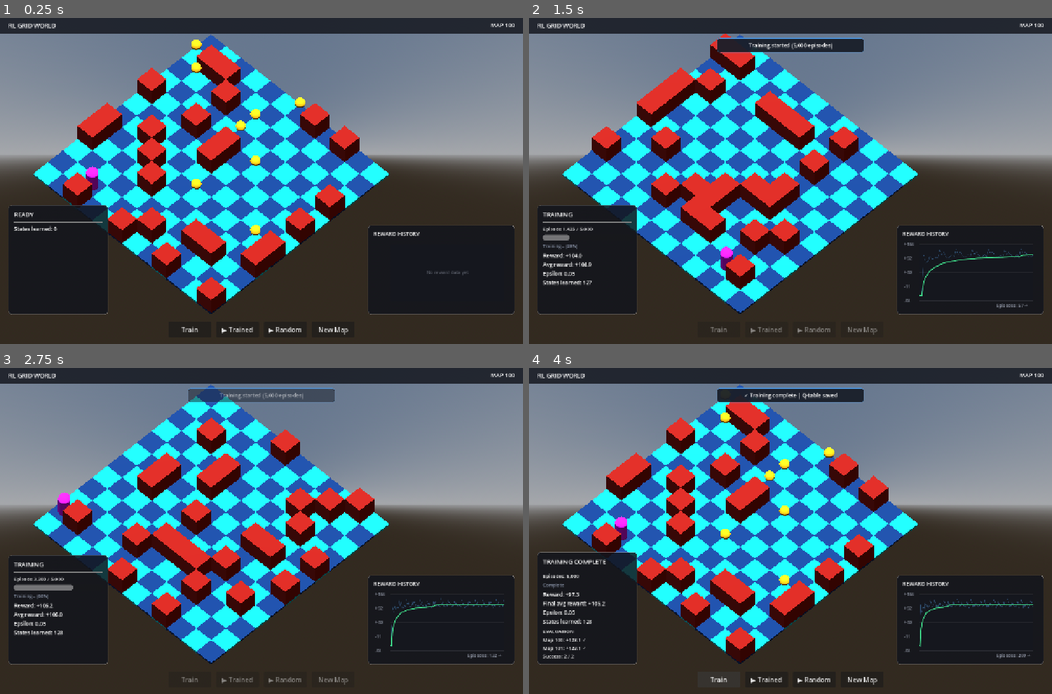
Above: before the commit, frames 1-4 (two rows, left to right).
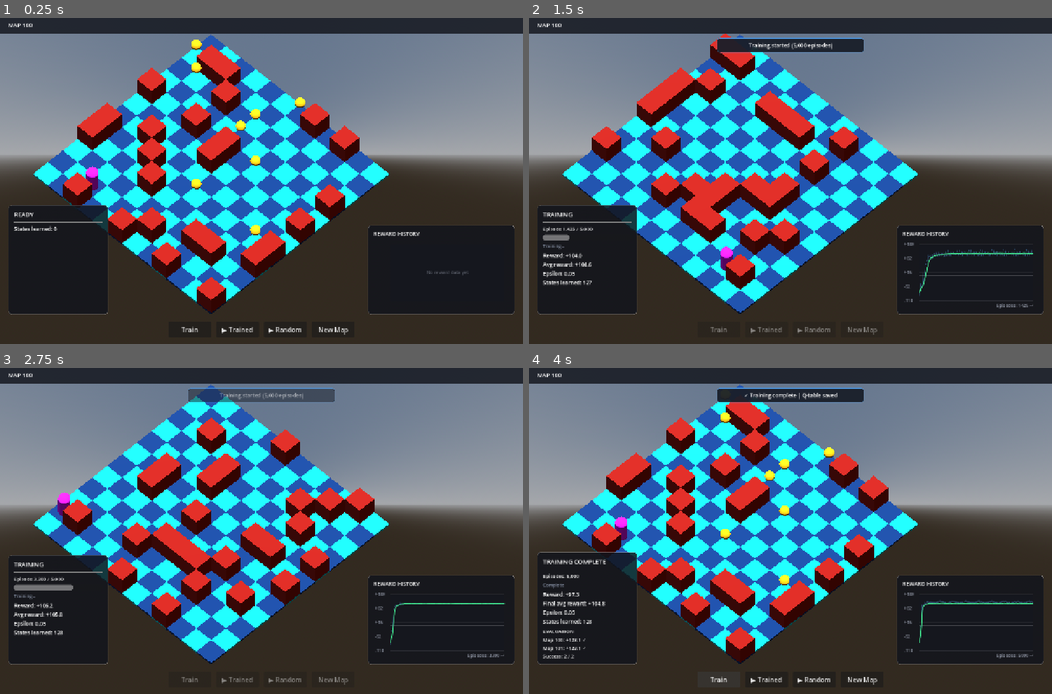
Above: after the commit, the same moments.

Repository: kaezrr/RLExplorer
Game: Godot game, scene res://scenes/main.tscn
Two runs of this game, one before a commit and one after it. Both use one fixed random seed, a clock stepped at 60 frames per second and the inputs below.
Inputs:
- Up to frame 1 (0.25 s): no input
- Up to frame 2 (1.5 s): click "Train" at 0.5 s; tap Enter at 1.25 s; tap T at 1.35 s
- Up to frame 3 (2.75 s): tap P at 2.1 s
- Up to frame 4 (4 s): tap R at 2.85 s; tap N at 3.6 s

The runs differ from the first frame. In frame 1, 0.1% of the frame differs, in the area x 1-99%, y 1-4%; in frame 2, 0.6%, in the area x 1-99%, y 1-89%; in frame 3, 0.5%; in frame 4, 0.6%.

Commit message:
modify hud

Diff:
--- a/scenes/main.tscn
+++ b/scenes/main.tscn
@@ -5,8 +5,25 @@
 [ext_resource type="Script" uid="uid://cobqvaad7llvj" path="res://scripts/camera.gd" id="3_jyhfs"]
 [ext_resource type="Script" uid="uid://cc56gahg4a4d2" path="res://scripts/agent.gd" id="3_sugp2"]
 [ext_resource type="Script" uid="uid://dtlhw70bisfqs" path="res://scripts/editor_grid_preview.gd" id="3_tbgi4"]
-[ext_resource type="Script" path="res://scripts/hud.gd" id="4_hud01"]
-[ext_resource type="Script" path="res://scripts/reward_graph.gd" id="5_rwgr1"]
+[ext_resource type="Script" uid="uid://b6t14s3upo61w" path="res://scripts/hud.gd" id="4_hud01"]
+[ext_resource type="Script" uid="uid://2elfo73ud1mc" path="res://scripts/reward_graph.gd" id="5_rwgr1"]
+
+[sub_resource type="StandardMaterial3D" id="StandardMaterial3D_f1vde"]
+albedo_color = Color(0.96862745, 0.09019608, 1, 1)
+
+[sub_resource type="CapsuleMesh" id="CapsuleMesh_mf55y"]
+material = SubResource("StandardMaterial3D_f1vde")
+radius = 0.3
+height = 1.5
+
+[sub_resource type="ProceduralSkyMaterial" id="ProceduralSkyMaterial_f1vde"]
+
+[sub_resource type="Sky" id="Sky_vi7ne"]
+sky_material = SubResource("ProceduralSkyMaterial_f1vde")
+
+[sub_resource type="Environment" id="Environment_mf55y"]
+background_mode = 2
+sky = SubResource("Sky_vi7ne")
 
 [sub_resource type="StyleBoxFlat" id="StyleBoxFlat_topbar"]
 content_margin_left = 20.0
@@ -49,23 +66,6 @@
 corner_radius_bottom_right = 6
 corner_radius_bottom_left = 6
 
-[sub_resource type="StandardMaterial3D" id="StandardMaterial3D_f1vde"]
-albedo_color = Color(0.96862745, 0.09019608, 1, 1)
-
-[sub_resource type="CapsuleMesh" id="CapsuleMesh_mf55y"]
-material = SubResource("StandardMaterial3D_f1vde")
-radius = 0.3
-height = 1.5
-
-[sub_resource type="ProceduralSkyMaterial" id="ProceduralSkyMaterial_f1vde"]
-
-[sub_resource type="Sky" id="Sky_vi7ne"]
-sky_material = SubResource("ProceduralSkyMaterial_f1vde")
-
-[sub_resource type="Environment" id="Environment_mf55y"]
-background_mode = 2
-sky = SubResource("Sky_vi7ne")
-
 [node name="Main" type="Node3D" unique_id=341774346]
 script = ExtResource("1_0wfyh")
 
@@ -96,34 +96,25 @@
 shadow_enabled = true
 shadow_blur = 0.75
 
-[node name="UI" type="CanvasLayer" parent="."]
+[node name="UI" type="CanvasLayer" parent="." unique_id=1558488150]
 script = ExtResource("4_hud01")
 
-[node name="TopBar" type="PanelContainer" parent="UI"]
+[node name="TopBar" type="PanelContainer" parent="UI" unique_id=1893776656]
 anchors_preset = 10
 anchor_right = 1.0
 offset_bottom = 42.0
 grow_horizontal = 2
 theme_override_styles/panel = SubResource("StyleBoxFlat_topbar")
 
-[node name="HBox" type="HBoxContainer" parent="UI/TopBar"]
-layout_mode = 2
-
-[node name="Title" type="Label" parent="UI/TopBar/HBox"]
-layout_mode = 2
-theme_override_font_sizes/font_size = 15
-text = "RL GRID WORLD"
-
-[node name="Spacer" type="Control" parent="UI/TopBar/HBox"]
-layout_mode = 2
-size_flags_horizontal = 3
-
-[node name="MapSeed" type="Label" parent="UI/TopBar/HBox"]
+[node name="HBox" type="HBoxContainer" parent="UI/TopBar" unique_id=934464779]
+layout_mode = 2
+
+[node name="MapSeed" type="Label" parent="UI/TopBar/HBox" unique_id=1676692202]
 layout_mode = 2
 theme_override_font_sizes/font_size = 14
 text = "MAP 100"
 
-[node name="StatusPanel" type="PanelContainer" parent="UI"]
+[node name="StatusPanel" type="PanelContainer" parent="UI" unique_id=958677331]
 anchors_preset = 2
 anchor_top = 1.0
 anchor_bottom = 1.0
@@ -134,105 +125,104 @@
 grow_vertical = 0
 theme_override_styles/panel = SubResource("StyleBoxFlat_panel")
 
-[node name="VBox" type="VBoxContainer" parent="UI/StatusPanel"]
+[node name="VBox" type="VBoxContainer" parent="UI/StatusPanel" unique_id=502685274]
 layout_mode = 2
 theme_override_constants/separation = 6
 
-[node name="ModeTitle" type="Label" parent="UI/StatusPanel/VBox"]
+[node name="ModeTitle" type="Label" parent="UI/StatusPanel/VBox" unique_id=223222126]
 layout_mode = 2
 theme_override_font_sizes/font_size = 15
 text = "READY"
 
-[node name="HSeparator" type="HSeparator" parent="UI/StatusPanel/VBox"]
-layout_mode = 2
-
-[node name="EpisodeLabel" type="Label" parent="UI/StatusPanel/VBox"]
+[node name="HSeparator" type="HSeparator" parent="UI/StatusPanel/VBox" unique_id=1884823241]
+layout_mode = 2
+
+[node name="EpisodeLabel" type="Label" parent="UI/StatusPanel/VBox" unique_id=606261075]
 visible = false
 layout_mode = 2
 theme_override_font_sizes/font_size = 12
 text = "Episode 0 / 5,000"
 
-[node name="ProgressBar" type="ProgressBar" parent="UI/StatusPanel/VBox"]
+[node name="ProgressBar" type="ProgressBar" parent="UI/StatusPanel/VBox" unique_id=2055130738]
 visible = false
 custom_minimum_size = Vector2(0, 14)
 layout_mode = 2
 show_percentage = false
 
-[node name="StageLabel" type="Label" parent="UI/StatusPanel/VBox"]
+[node name="StageLabel" type="Label" parent="UI/StatusPanel/VBox" unique_id=1868233873]
 visible = false
 layout_mode = 2
 theme_override_colors/font_color = Color(0.7, 0.75, 0.85, 0.8)
 theme_override_font_sizes/font_size = 11
 text = "Training..."
 
-[node name="MetricsBox" type="VBoxContainer" parent="UI/StatusPanel/VBox"]
+[node name="MetricsBox" type="VBoxContainer" parent="UI/StatusPanel/VBox" unique_id=68851435]
 layout_mode = 2
 theme_override_constants/separation = 4
 
-[node name="RewardLabel" type="Label" parent="UI/StatusPanel/VBox/MetricsBox"]
+[node name="RewardLabel" type="Label" parent="UI/StatusPanel/VBox/MetricsBox" unique_id=320519871]
 visible = false
 layout_mode = 2
 theme_override_font_sizes/font_size = 13
 text = "Reward: --"
 
-[node name="AvgRewardLabel" type="Label" parent="UI/StatusPanel/VBox/MetricsBox"]
+[node name="AvgRewardLabel" type="Label" parent="UI/StatusPanel/VBox/MetricsBox" unique_id=1973281095]
 visible = false
 layout_mode = 2
 theme_override_font_sizes/font_size = 13
 text = "Avg reward: --"
 
-[node name="EpsilonLabel" type="Label" parent="UI/StatusPanel/VBox/MetricsBox"]
+[node name="EpsilonLabel" type="Label" parent="UI/StatusPanel/VBox/MetricsBox" unique_id=1759137726]
 visible = false
 layout_mode = 2
 theme_override_font_sizes/font_size = 13
 text = "Epsilon: 1.00"
 
-[node name="StatesLabel" type="Label" parent="UI/StatusPanel/VBox/MetricsBox"]
+[node name="StatesLabel" type="Label" parent="UI/StatusPanel/VBox/MetricsBox" unique_id=715400248]
 layout_mode = 2
 theme_override_font_sizes/font_size = 13
 text = "States learned: 0"
 
-[node name="PlaybackBox" type="VBoxContainer" parent="UI/StatusPanel/VBox"]
+[node name="PlaybackBox" type="VBoxContainer" parent="UI/StatusPanel/VBox" unique_id=1124155987]
 visible = false
 layout_mode = 2
 theme_override_constants/separation = 4
 
-[node name="StepLabel" type="Label" parent="UI/StatusPanel/VBox/PlaybackBox"]
+[node name="StepLabel" type="Label" parent="UI/StatusPanel/VBox/PlaybackBox" unique_id=238136179]
 layout_mode = 2
 theme_override_font_sizes/font_size = 13
 text = "Step: 0"
 
-[node name="PlaybackRewardLabel" type="Label" parent="UI/StatusPanel/VBox/PlaybackBox"]
+[node name="PlaybackRewardLabel" type="Label" parent="UI/StatusPanel/VBox/PlaybackBox" unique_id=3360040]
 layout_mode = 2
 theme_override_font_sizes/font_size = 13
 text = "Reward: +0.0"
 
-[node name="CollectedLabel" type="Label" parent="UI/StatusPanel/VBox/PlaybackBox"]
+[node name="CollectedLabel" type="Label" parent="UI/StatusPanel/VBox/PlaybackBox" unique_id=119439761]
 layout_mode = 2
 theme_override_font_sizes/font_size = 13
 text = "Collected: 0 / 0"
 
-[node name="RemainingLabel" type="Label" parent="UI/StatusPanel/VBox/PlaybackBox"]
+[node name="RemainingLabel" type="Label" parent="UI/StatusPanel/VBox/PlaybackBox" unique_id=2043999568]
 layout_mode = 2
 theme_override_font_sizes/font_size = 13
 text = "Remaining: 0"
 
-[node name="EvalBox" type="VBoxContainer" parent="UI/StatusPanel/VBox"]
+[node name="EvalBox" type="VBoxContainer" parent="UI/StatusPanel/VBox" unique_id=1383467217]
 visible = false
 layout_mode = 2
 theme_override_constants/separation = 4
 
-[node name="EvalTitle" type="Label" parent="UI/StatusPanel/VBox/EvalBox"]
+[node name="EvalTitle" type="Label" parent="UI/StatusPanel/VBox/EvalBox" unique_id=792991178]
 layout_mode = 2
 theme_override_font_sizes/font_size = 12
 text = "EVALUATION"
 
-[node name="EvalSummaryLabel" type="Label" parent="UI/StatusPanel/VBox/EvalBox"]
+[node name="EvalSummaryLabel" type="Label" parent="UI/StatusPanel/VBox/EvalBox" unique_id=2005072651]
 layout_mode = 2
 theme_override_font_sizes/font_size = 12
-text = ""
-
-[node name="RewardGraphPanel" type="PanelContainer" parent="UI"]
+
+[node name="RewardGraphPanel" type="PanelContainer" parent="UI" unique_id=1511157725]
 anchors_preset = 3
 anchor_left = 1.0
 anchor_top = 1.0
@@ -246,23 +236,23 @@
 grow_vertical = 0
 theme_override_styles/panel = SubResource("StyleBoxFlat_panel")
 
-[node name="VBox" type="VBoxContainer" parent="UI/RewardGraphPanel"]
+[node name="VBox" type="VBoxContainer" parent="UI/RewardGraphPanel" unique_id=1851089833]
 layout_mode = 2
 theme_override_constants/separation = 4
 
-[node name="GraphTitle" type="Label" parent="UI/RewardGraphPanel/VBox"]
+[node name="GraphTitle" type="Label" parent="UI/RewardGraphPanel/VBox" unique_id=197261982]
 layout_mode = 2
 theme_override_font_sizes/font_size = 13
 text = "REWARD HISTORY"
 
-[node name="RewardGraph" type="Control" parent="UI/RewardGraphPanel/VBox"]
+[node name="RewardGraph" type="Control" parent="UI/RewardGraphPanel/VBox" unique_id=2013119637]
 custom_minimum_size = Vector2(330, 160)
 layout_mode = 2
 size_flags_horizontal = 3
 size_flags_vertical = 3
 script = ExtResource("5_rwgr1")
 
-[node name="Controls" type="HBoxContainer" parent="UI"]
+[node name="Controls" type="HBoxContainer" parent="UI" unique_id=139458210]
 anchors_preset = 7
 anchor_left = 0.5
 anchor_top = 1.0
@@ -277,27 +267,27 @@
 theme_override_constants/separation = 12
 alignment = 1
 
-[node name="TrainButton" type="Button" parent="UI/Controls"]
+[node name="TrainButton" type="Button" parent="UI/Controls" unique_id=1914401416]
 custom_minimum_size = Vector2(105, 34)
 layout_mode = 2
 text = "Train"
 
-[node name="TrainedButton" type="Button" parent="UI/Controls"]
+[node name="TrainedButton" type="Button" parent="UI/Controls" unique_id=1592076159]
 custom_minimum_size = Vector2(105, 34)
 layout_mode = 2
 text = "▶ Trained"
 
-[node name="RandomButton" type="Button" parent="UI/Controls"]
+[node name="RandomButton" type="Button" parent="UI/Controls" unique_id=1305379925]
 custom_minimum_size = Vector2(105, 34)
 layout_mode = 2
 text = "▶ Random"
 
-[node name="NewMapButton" type="Button" parent="UI/Controls"]
+[node name="NewMapButton" type="Button" parent="UI/Controls" unique_id=398828936]
 custom_minimum_size = Vector2(105, 34)
 layout_mode = 2
 text = "New Map"
 
-[node name="Toast" type="PanelContainer" parent="UI"]
+[node name="Toast" type="PanelContainer" parent="UI" unique_id=1146684714]
 visible = false
 anchors_preset = 5
 anchor_left = 0.5
@@ -309,7 +299,7 @@
 grow_horizontal = 2
 theme_override_styles/panel = SubResource("StyleBoxFlat_toast")
 
-[node name="ToastLabel" type="Label" parent="UI/Toast"]
+[node name="ToastLabel" type="Label" parent="UI/Toast" unique_id=127952624]
 layout_mode = 2
 theme_override_font_sizes/font_size = 13
 horizontal_alignment = 1
--- a/scripts/hud.gd
+++ b/scripts/hud.gd
@@ -34,6 +34,7 @@
 @onready var playback_step_label: Label = $StatusPanel/VBox/PlaybackBox/StepLabel
 @onready var playback_reward_label: Label = $StatusPanel/VBox/PlaybackBox/PlaybackRewardLabel
 @onready var playback_collected_label: Label = $StatusPanel/VBox/PlaybackBox/CollectedLabel
+# Node still exists in the scene, but the "Remaining: N" line is no longer shown.
 @onready var playback_remaining_label: Label = $StatusPanel/VBox/PlaybackBox/RemainingLabel
 
 # Evaluation summary
@@ -149,14 +150,23 @@
 
 	episode_label.text = "Episode %s / %s" % [format_number(ep), format_number(total)]
 	progress_bar.value = ep
-	stage_label.text = "Training... (%d%%)" % int((float(ep) / float(max(1, total))) * 100.0)
+	stage_label.text = "Training..."
 
 	reward_label.text = "Reward: %+.1f" % reward
 	epsilon_label.text = "Epsilon: %.2f" % eps
 	states_label.text = "States learned: %d" % states_learned
 
-	# Feed reward into graph
-	reward_graph.add_reward(ep, reward)
+	# Feed every episode's reward since the last snapshot into the graph,
+	# not just the reward from this one snapshot episode. Otherwise the
+	# graph only ever gets one point per visual_training_interval batch
+	# (e.g. 80 points for 2000 episodes at an interval of 25) instead of
+	# one point per actual training episode.
+	var batch: Array = data.get("episode_rewards_batch", [reward])
+	if batch.is_empty():
+		batch = [reward]
+	var batch_start_ep: int = data.get("batch_start_episode", ep - batch.size() + 1)
+	for i in range(batch.size()):
+		reward_graph.add_reward(batch_start_ep + i, batch[i])
 
 	if reward_graph.moving_averages.size() > 0:
 		var current_avg: float = reward_graph.moving_averages[-1]
@@ -225,7 +235,7 @@
 	playback_step_label.text = "Step: 0"
 	playback_reward_label.text = "Reward: +0.0"
 	playback_collected_label.text = "Collected: 0 / %d" % total_collectibles_in_map
-	playback_remaining_label.text = "Remaining: %d" % total_collectibles_in_map
+	playback_remaining_label.visible = false
 
 	show_toast("▶ %s playback started" % policy_name, 2.0)
 
@@ -239,7 +249,6 @@
 	playback_step_label.text = "Step: %d" % step
 	playback_reward_label.text = "Reward: %+.1f" % total_reward
 	playback_collected_label.text = "Collected: %d / %d" % [collected, total_collectibles_in_map]
-	playback_remaining_label.text = "Remaining: %d" % remaining
 
 
 func on_playback_finished(data: Dictionary) -> void:
--- a/scripts/trainer.gd
+++ b/scripts/trainer.gd
@@ -39,6 +39,13 @@
 	var epsilon := epsilon_start
 	var safe_visual_interval: int = max(1, visual_interval)
 
+	# Rewards for every episode since the last snapshot was shown.
+	# The Q-learning runs every episode regardless of visual_interval,
+	# so this batch is what lets the reward graph get one point per
+	# real episode instead of one point per snapshot.
+	var batch_rewards: Array[float] = []
+	var batch_start_episode: int = 0
+
 	for episode in range(num_episodes):
 		# Cycle through the 8 training maps in round-robin order.
 		var training_seed: int = training_seeds[episode % training_seeds.size()]
@@ -46,6 +53,7 @@
 		var total_reward := run_episode(training_seed, alpha, gamma, epsilon)
 
 		episode_rewards.append(total_reward)
+		batch_rewards.append(total_reward)
 
 		epsilon = max(epsilon_end, epsilon * epsilon_decay)
 
@@ -66,11 +74,18 @@
 						"epsilon": epsilon,
 						"remaining_collectibles": agent.get_collectible_count(),
 						"position": agent.grid_position,
+						# All per-episode rewards since the last snapshot,
+						# in order, starting at batch_start_episode + 1.
+						"episode_rewards_batch": batch_rewards.duplicate(),
+						"batch_start_episode": batch_start_episode + 1,
 					}
 				)
 
+			batch_rewards.clear()
+			batch_start_episode = episode + 1
+
 			# Give Godot one frame to display this snapshot before
-			# the next batch of 50 episodes runs.
+			# the next batch of episodes runs.
 			await agent.get_tree().process_frame
 
 			print(
